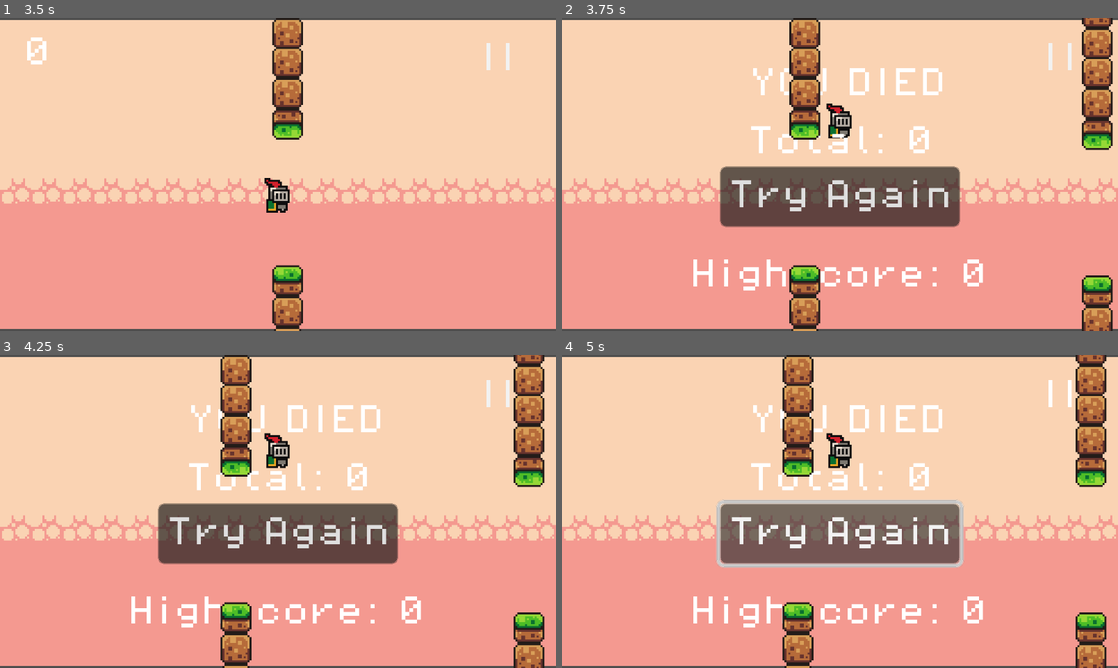
Above: before the commit, frames 1-4 (two rows, left to right).
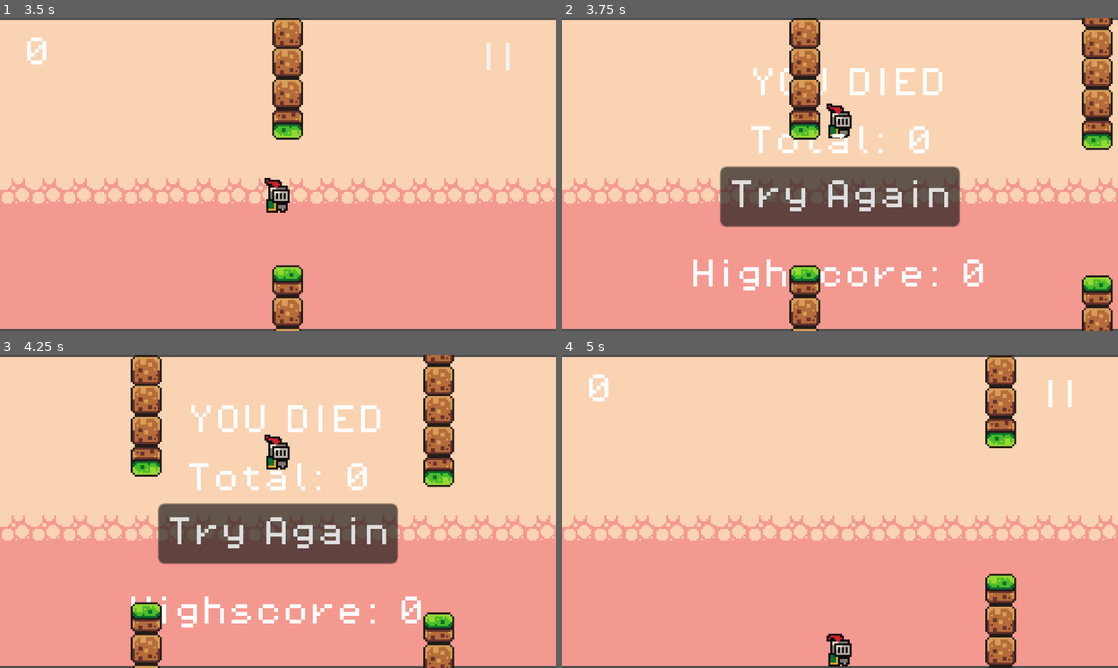
Above: after the commit, the same moments.

Repository: peterhogg/Flappy-Knight
Game: Godot game, scene res://start_game.tscn
Same seed, same stepped clock (60 frames per second), same inputs: the game is played once before the commit and once after it.
Inputs (mouse positions are in pixels of both pictures, inside the frame that each line leads up to):
- Up to frame 1 (3.5 s): click "Start" at 0.5 s; click "||" at 1.25 s; click "||" at 2 s; click "||" at 2.75 s
- Up to frame 2 (3.75 s): tap Enter at 3.5 s; move the mouse to (962, 158) at 3.52 s; click (962, 158) at 3.67 s
- Up to frame 3 (4.25 s): tap Space (jump) at 3.77 s
- Up to frame 4 (5 s): click (840, 533) at 4.25 s, where only the run after the commit has a clickable "Try Again"

Frame 1 is identical in both runs. In frame 2, 0.1% of the frame differs, in the area x 87-92%, y 8-17%; in frame 3, 13%; in frame 4, 23%, in the area x 4-98%, y 0-100%.

Commit message:
Hides pause from game over screen

Diff:
--- a/game.gd
+++ b/game.gd
@@ -12,6 +12,7 @@
 @onready var timer = $SpawnTimer;
 @onready var player = $Player;
 @onready var obstacles = $Obstacles;
+@onready var pauseButton = $PauseButton;
 
 var dead = false
 var rng = RandomNumberGenerator.new()
@@ -47,6 +48,7 @@
 	dead = true
 	timer.stop();
 	scoreLabel.visible = false;
+	pauseButton.visible = false;
 	endGameCanvas.visible = true;
 	if(score > highscore):
 		highscore = score
@@ -72,4 +74,7 @@
 
 
 func _on_button_pressed() -> void:
-	get_tree().paused = !get_tree().paused
+	get_tree().paused = !get_tree().paused;
+
+func _unhandled_input(event):
+	get_viewport().set_input_as_handled()
--- a/game.tscn
+++ b/game.tscn
@@ -58,7 +58,7 @@
 theme_override_fonts/normal_font = ExtResource("4_jlx1g")
 text = "0"
 
-[node name="Button" type="Button" parent="."]
+[node name="PauseButton" type="Button" parent="."]
 process_mode = 3
 z_index = 3
 offset_left = 100.0
@@ -136,5 +136,5 @@
 text = "Try Again"
 
 [connection signal="timeout" from="SpawnTimer" to="." method="_on_timer_timeout"]
-[connection signal="pressed" from="Button" to="." method="_on_button_pressed"]
+[connection signal="pressed" from="PauseButton" to="." method="_on_button_pressed"]
 [connection signal="pressed" from="EndGameCanvas/PlayAgainButton" to="." method="_on_play_again_button_pressed"]
--- a/player.gd
+++ b/player.gd
@@ -1,5 +1,4 @@
 extends CharacterBody2D
-
 
 const SPEED = 300.0
 const JUMP_VELOCITY = -200.0
@@ -38,6 +37,7 @@
 	move_and_slide()
 
 
+
 func _on_animated_sprite_2d_animation_finished():
 	isJumping = false
 	animator.play("falling")
--- a/player.tscn
+++ b/player.tscn
@@ -52,6 +52,7 @@
 script = ExtResource("1_102fx")
 
 [node name="AnimatedSprite2D" type="AnimatedSprite2D" parent="."]
+unique_name_in_owner = true
 sprite_frames = SubResource("SpriteFrames_r5bn1")
 animation = &"jump"
 autoplay = "falling"
